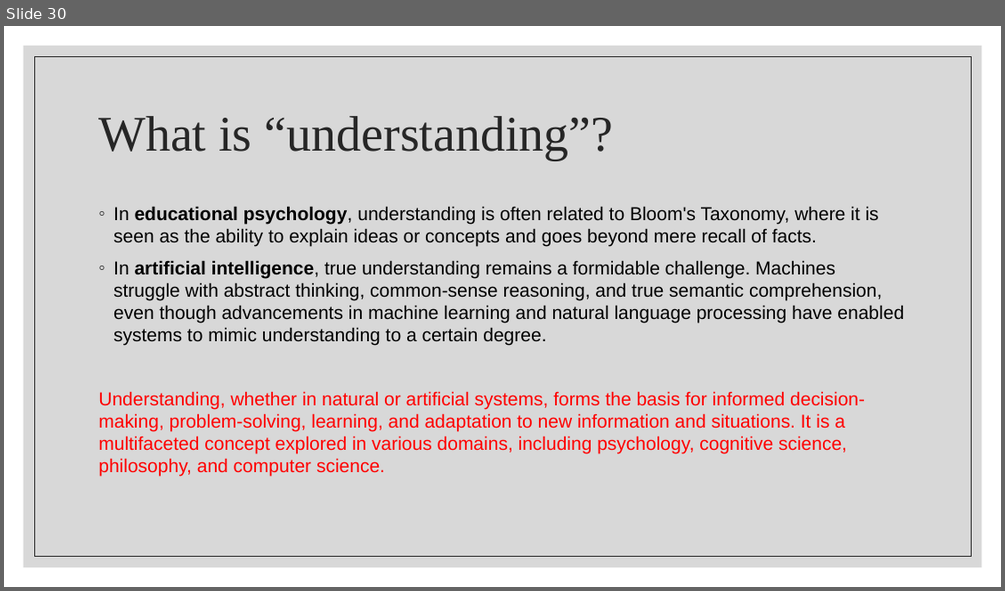
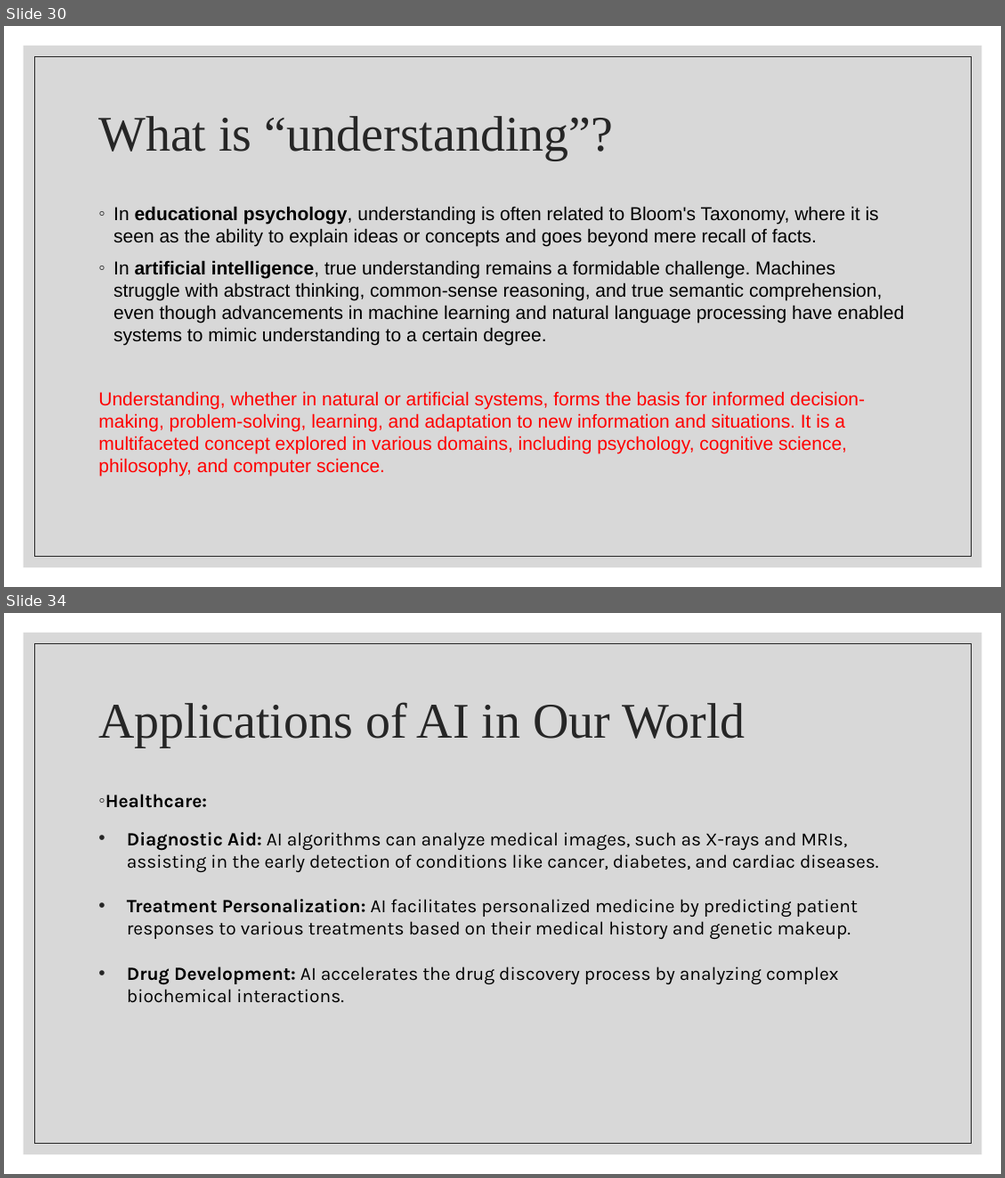
Before and after one commit to wutmeownow/phys441, a slide deck: JupyterNotebooks/LLS/Lecture1.pptx. Shown one above the other, each under a label of ours: slide 30 before the commit, slides 30 and 34 after it; the slides between them are not shown. The pictures are 1005x591 and 1005x1178 pixels, drawn with LibreOffice and Linux fonts; fonts in the diff are those of the drawing. Boxes give left, top, right and bottom in pixels: in the first picture for what was removed or moved away, otherwise in the second. Text is boxed around its words. In the diff, an @@ line names an element or a change of style, - is before the commit and + after.

```diff
--- a/JupyterNotebooks/LLS/Lecture1.pptx
+++ b/JupyterNotebooks/LLS/Lecture1.pptx
@@ slide 34 added at (4, 613, 1001, 1174), background #FFFFFF; not listed: 2 template elements that a slide beside it also shows @@
@@ title added at (98, 702, 744, 747), 48 pt, text #262626 @@
+Applications of AI in Our World
@@ text added at (105, 794, 879, 1003), 18 pt, text #000000 @@
+◦ Healthcare:
+• Diagnostic Aid: AI algorithms can analyze medical images, such as X-rays and MRIs, assisting in the early detection of conditions like cancer, diabetes, and cardiac diseases.
+• Treatment Personalization: AI facilitates personalized medicine by predicting patient responses to various treatments based on their medical history and genetic makeup.
+• Drug Development: AI accelerates the drug discovery process by analyzing complex biochemical interactions.
```
Also in this commit, not shown: 1 slide changed, 11 other slides added.
